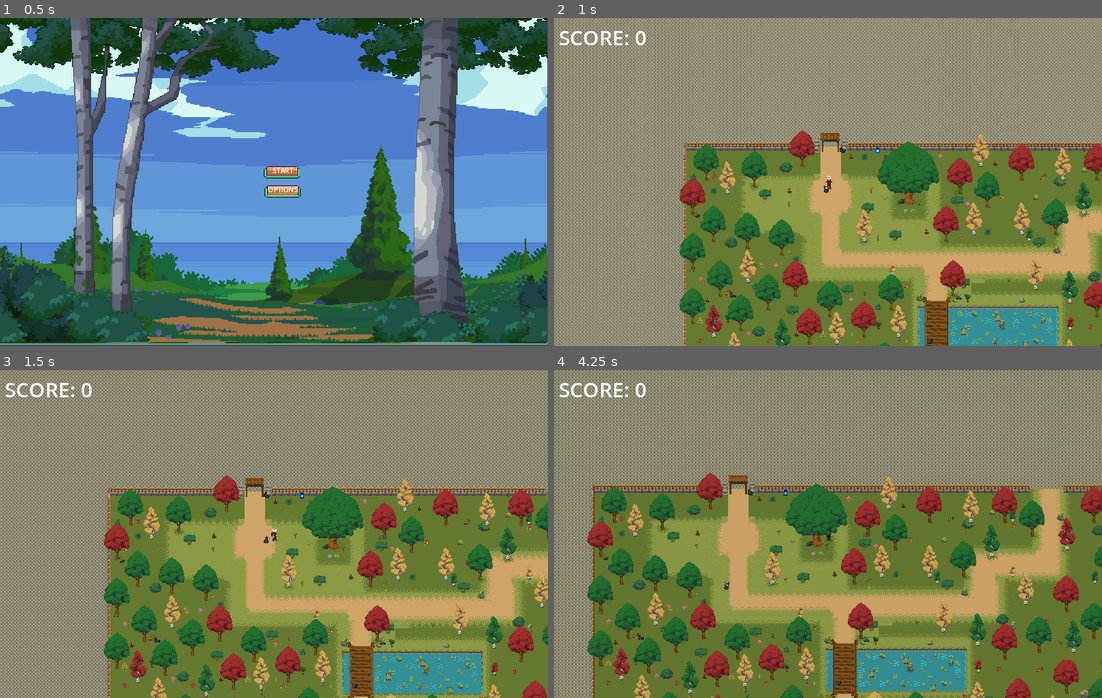
Above: before the commit, frames 1-4 (two rows, left to right).
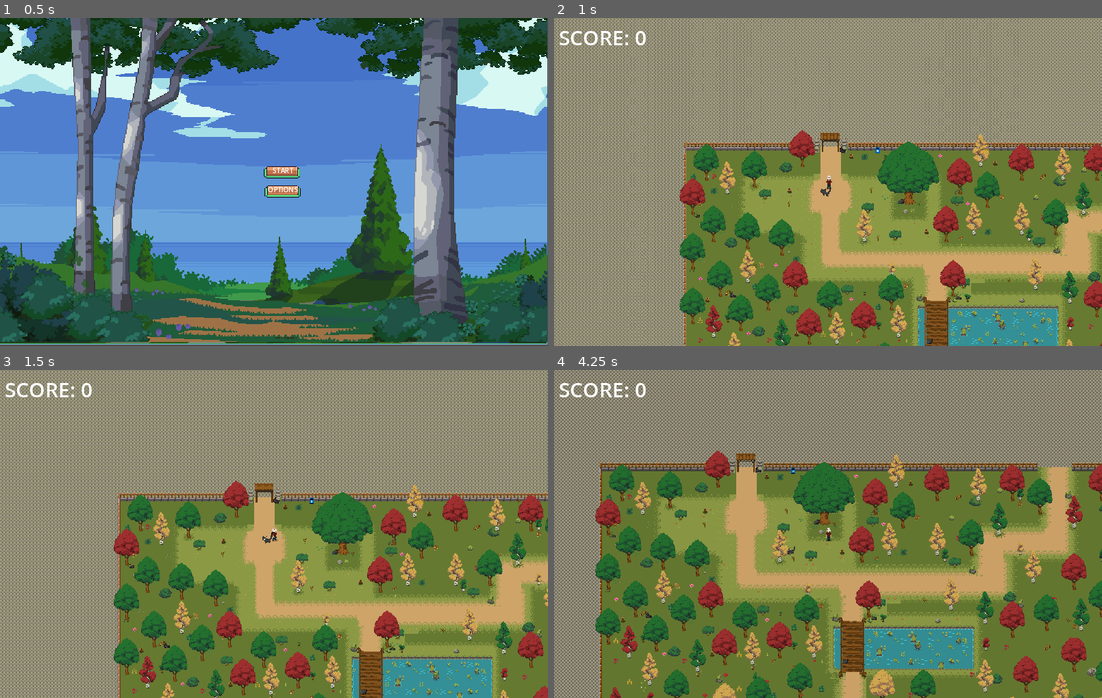
Above: after the commit, the same moments.

Repository: AnaClaraNobre/Forest-Game
Game: Godot game, scene res://init_page.tscn
Same seed, same stepped clock (60 frames per second), same inputs: the game is played once before the commit and once after it.
Inputs (mouse positions are in pixels of both pictures, inside the frame that each line leads up to):
- Up to frame 1 (0.5 s): no input
- Up to frame 2 (1 s): click "START" at 0.5 s
- Up to frame 3 (1.5 s): move the mouse to (394, 517) at 1.27 s; hold D (move_right) from 1.28 s (still down); hold F (pick_up) from 1.28 s (still down)
- Up to frame 4 (4.25 s): move the mouse to (718, 550) at 2.02 s; release D (move_right) at 2.03 s; release F (pick_up) at 2.03 s; hold S (move_down) 2.03-2.78 s; tap F (pick_up) at 2.1, 3.6 s; move the mouse to (882, 461) at 2.77 s; hold D (move_right) 2.78-3.53 s; hold F (pick_up) 2.78-3.53 s; move the mouse to (800, 599) at 3.52 s; hold W (move_up) from 3.53 s (still down)

Frame 1 is identical in both runs. In frame 2, less than 0.1% of the frame differs, in the area x 48-51%, y 51-55%; in frame 3, 58%; in frame 4, 68%, in the area x 0-100%, y 0-100%.

Commit message:
fixing cat moviment and adding gameOver screen

Diff:
--- a/animals/cat.gd
+++ b/animals/cat.gd
@@ -4,7 +4,7 @@
 var direction: Vector2
 var wait_time: float
 @export_category("Variables")
-@export var _move_speed: float = 80.0
+@export var _move_speed: float = 50.0
 @export_category("Objects")
 @export var sprit2d = AnimatedSprite2D
 @onready var animation := $anim as AnimatedSprite2D
@@ -25,6 +25,10 @@
 
 
 func _animate(_velocity : Vector2) -> void:
+	if velocity == Vector2.ZERO:
+		animation.play("idle")
+		return
+
 	if velocity.x > 0 and velocity.y == 0:
 		sprit2d.flip_h = true
 		animation.play("walking_right")
@@ -33,14 +37,26 @@
 		sprit2d.flip_h = false
 		animation.play("walking_left")
 
-	if velocity.y > 0 and velocity.x == 0:
+	elif velocity.y > 0 and velocity.x == 0:
 		animation.play("walking_down")
 
-	if velocity.y < 0 and velocity.x == 0:
+	elif velocity.y < 0 and velocity.x == 0:
 		animation.play("walking_up")
 
-	if velocity == Vector2.ZERO:
-		animation.play("idle")
+	elif _velocity.x > 0 and _velocity.y > 0:  # Diagonal inferior direita
+		sprit2d.flip_h = true
+		animation.play("diag_down_rigth")
+
+	elif _velocity.x < 0 and _velocity.y > 0:
+		sprit2d.flip_h = false
+		animation.play("diag_down_left")
+	elif _velocity.x > 0 and _velocity.y < 0:
+		sprit2d.flip_h = true
+		animation.play("diag_up_rigth")
+	elif _velocity.x < 0 and _velocity.y < 0:
+		sprit2d.flip_h = false
+		animation.play("diag_up_left")
+
 func _get_direction() -> Vector2:
 	return [
 		Vector2(-1,0), Vector2(1,0), Vector2(-1,-1), Vector2(0,-1),
--- a/animals/cat.tscn
+++ b/animals/cat.tscn
@@ -1,8 +1,72 @@
-[gd_scene load_steps=40 format=3 uid="uid://bfc4y8x3dhd42"]
+[gd_scene load_steps=56 format=3 uid="uid://bfc4y8x3dhd42"]
 
 [ext_resource type="Script" path="res://animals/cat.gd" id="1_y23gk"]
 [ext_resource type="Texture2D" uid="uid://mmkqqbt20uyl" path="res://Cats Download/Cats Download/black_4.png" id="2_jh1ll"]
 
+[sub_resource type="AtlasTexture" id="AtlasTexture_fecva"]
+atlas = ExtResource("2_jh1ll")
+region = Rect2(384, 96, 32, 32)
+
+[sub_resource type="AtlasTexture" id="AtlasTexture_qxj8q"]
+atlas = ExtResource("2_jh1ll")
+region = Rect2(416, 96, 32, 32)
+
+[sub_resource type="AtlasTexture" id="AtlasTexture_tjrfw"]
+atlas = ExtResource("2_jh1ll")
+region = Rect2(448, 96, 32, 32)
+
+[sub_resource type="AtlasTexture" id="AtlasTexture_6mvdk"]
+atlas = ExtResource("2_jh1ll")
+region = Rect2(480, 96, 32, 32)
+
+[sub_resource type="AtlasTexture" id="AtlasTexture_cvcnp"]
+atlas = ExtResource("2_jh1ll")
+region = Rect2(384, 480, 32, 32)
+
+[sub_resource type="AtlasTexture" id="AtlasTexture_ydqca"]
+atlas = ExtResource("2_jh1ll")
+region = Rect2(416, 480, 32, 32)
+
+[sub_resource type="AtlasTexture" id="AtlasTexture_85a0o"]
+atlas = ExtResource("2_jh1ll")
+region = Rect2(448, 480, 32, 32)
+
+[sub_resource type="AtlasTexture" id="AtlasTexture_wgayq"]
+atlas = ExtResource("2_jh1ll")
+region = Rect2(480, 480, 32, 32)
+
+[sub_resource type="AtlasTexture" id="AtlasTexture_44k1y"]
+atlas = ExtResource("2_jh1ll")
+region = Rect2(384, 224, 32, 32)
+
+[sub_resource type="AtlasTexture" id="AtlasTexture_kx8i7"]
+atlas = ExtResource("2_jh1ll")
+region = Rect2(416, 224, 32, 32)
+
+[sub_resource type="AtlasTexture" id="AtlasTexture_tbf8k"]
+atlas = ExtResource("2_jh1ll")
+region = Rect2(448, 224, 32, 32)
+
+[sub_resource type="AtlasTexture" id="AtlasTexture_tlamu"]
+atlas = ExtResource("2_jh1ll")
+region = Rect2(480, 224, 32, 32)
+
+[sub_resource type="AtlasTexture" id="AtlasTexture_xi7ww"]
+atlas = ExtResource("2_jh1ll")
+region = Rect2(384, 352, 32, 32)
+
+[sub_resource type="AtlasTexture" id="AtlasTexture_jos4q"]
+atlas = ExtResource("2_jh1ll")
+region = Rect2(416, 352, 32, 32)
+
+[sub_resource type="AtlasTexture" id="AtlasTexture_5yvoi"]
+atlas = ExtResource("2_jh1ll")
+region = Rect2(448, 352, 32, 32)
+
+[sub_resource type="AtlasTexture" id="AtlasTexture_a35yo"]
+atlas = ExtResource("2_jh1ll")
+region = Rect2(480, 352, 32, 32)
+
 [sub_resource type="AtlasTexture" id="AtlasTexture_akavm"]
 atlas = ExtResource("2_jh1ll")
 region = Rect2(132, 32, 33, 32)
@@ -147,6 +211,74 @@
 animations = [{
 "frames": [{
 "duration": 1.0,
+"texture": SubResource("AtlasTexture_fecva")
+}, {
+"duration": 1.0,
+"texture": SubResource("AtlasTexture_qxj8q")
+}, {
+"duration": 1.0,
+"texture": SubResource("AtlasTexture_tjrfw")
+}, {
+"duration": 1.0,
+"texture": SubResource("AtlasTexture_6mvdk")
+}],
+"loop": true,
+"name": &"diag_down_left",
+"speed": 5.0
+}, {
+"frames": [{
+"duration": 1.0,
+"texture": SubResource("AtlasTexture_cvcnp")
+}, {
+"duration": 1.0,
+"texture": SubResource("AtlasTexture_ydqca")
+}, {
+"duration": 1.0,
+"texture": SubResource("AtlasTexture_85a0o")
+}, {
+"duration": 1.0,
+"texture": SubResource("AtlasTexture_wgayq")
+}],
+"loop": true,
+"name": &"diag_down_rigth",
+"speed": 5.0
+}, {
+"frames": [{
+"duration": 1.0,
+"texture": SubResource("AtlasTexture_44k1y")
+}, {
+"duration": 1.0,
+"texture": SubResource("AtlasTexture_kx8i7")
+}, {
+"duration": 1.0,
+"texture": SubResource("AtlasTexture_tbf8k")
+}, {
+"duration": 1.0,
+"texture": SubResource("AtlasTexture_tlamu")
+}],
+"loop": true,
+"name": &"diag_up_left",
+"speed": 5.0
+}, {
+"frames": [{
+"duration": 1.0,
+"texture": SubResource("AtlasTexture_xi7ww")
+}, {
+"duration": 1.0,
+"texture": SubResource("AtlasTexture_jos4q")
+}, {
+"duration": 1.0,
+"texture": SubResource("AtlasTexture_5yvoi")
+}, {
+"duration": 1.0,
+"texture": SubResource("AtlasTexture_a35yo")
+}],
+"loop": true,
+"name": &"diag_up_rigth",
+"speed": 5.0
+}, {
+"frames": [{
+"duration": 1.0,
 "texture": SubResource("AtlasTexture_akavm")
 }, {
 "duration": 1.0,
@@ -163,7 +295,7 @@
 }],
 "loop": true,
 "name": &"idle",
-"speed": 5.0
+"speed": 2.0
 }, {
 "frames": [{
 "duration": 1.0,
@@ -300,7 +432,7 @@
 [node name="anim" type="AnimatedSprite2D" parent="."]
 position = Vector2(0, -9)
 sprite_frames = SubResource("SpriteFrames_ad44d")
-animation = &"walking_right"
+animation = &"diag_up_left"
 autoplay = "idle"
 
 [node name="CollisionShape2D" type="CollisionShape2D" parent="."]
--- /dev/null
+++ b/game_over.gd
@@ -0,0 +1,18 @@
+extends Control
+
+
+# Called when the node enters the scene tree for the first time.
+func _ready() -> void:
+	pass # Replace with function body.
+
+
+# Called every frame. 'delta' is the elapsed time since the previous frame.
+func _process(delta: float) -> void:
+	pass
+
+
+func _on_reset_btn_pressed() -> void:
+	get_tree().change_scene_to_file("res://init_page.tscn")
+
+func _on_quit_btn_pressed() -> void:
+	get_tree().quit()
--- a/management/game_level.tscn
+++ b/management/game_level.tscn
@@ -948,8 +948,8 @@
 [node name="Mia" parent="first_level" instance=ExtResource("2_oogwc")]
 position = Vector2(66, -125)
 
-[node name="cat" parent="." instance=ExtResource("8_mgo3d")]
-position = Vector2(319, 132)
+[node name="cat" parent="first_level" instance=ExtResource("8_mgo3d")]
+position = Vector2(46, -76)
 
 [node name="trees" type="TileMapLayer" parent="."]
 tile_map_data = PackedByteArray("AAAcAAIABgAMABAAAAAcAAMABgAMABEAAAAcAAQABgAMABIAAAAcAAUABgAMABMAAAAdAAEABgANAA8AAAAdAA …(28464 unchanged characters)…
--- /dev/null
+++ b/scenes/game_over.tscn
@@ -0,0 +1,127 @@
+[gd_scene load_steps=7 format=3 uid="uid://0yhuaohs51co"]
+
+[ext_resource type="Texture2D" uid="uid://xdvqhl6ht4v" path="res://game_over.png" id="1_brc41"]
+[ext_resource type="Script" path="res://game_over.gd" id="1_v6qpe"]
+
+[sub_resource type="StyleBoxEmpty" id="StyleBoxEmpty_n7wu2"]
+
+[sub_resource type="Animation" id="Animation_2h74w"]
+resource_name = "fade_in"
+tracks/0/type = "value"
+tracks/0/imported = false
+tracks/0/enabled = true
+tracks/0/path = NodePath("ColorRect:modulate")
+tracks/0/interp = 1
+tracks/0/loop_wrap = true
+tracks/0/keys = {
+"times": PackedFloat32Array(0, 0.5),
+"transitions": PackedFloat32Array(1, 1),
+"update": 0,
+"values": [Color(1, 1, 1, 0), Color(1, 1, 1, 1)]
+}
+tracks/1/type = "value"
+tracks/1/imported = false
+tracks/1/enabled = true
+tracks/1/path = NodePath("VBoxContainer:modulate")
+tracks/1/interp = 1
+tracks/1/loop_wrap = true
+tracks/1/keys = {
+"times": PackedFloat32Array(0.5, 1),
+"transitions": PackedFloat32Array(1, 1),
+"update": 0,
+"values": [Color(1, 1, 1, 0), Color(1, 1, 1, 1)]
+}
+
+[sub_resource type="Animation" id="Animation_2i0yt"]
+length = 0.001
+tracks/0/type = "value"
+tracks/0/imported = false
+tracks/0/enabled = true
+tracks/0/path = NodePath("ColorRect:modulate")
+tracks/0/interp = 1
+tracks/0/loop_wrap = true
+tracks/0/keys = {
+"times": PackedFloat32Array(0),
+"transitions": PackedFloat32Array(1),
+"update": 0,
+"values": [Color(1, 1, 1, 1)]
+}
+tracks/1/type = "value"
+tracks/1/imported = false
+tracks/1/enabled = true
+tracks/1/path = NodePath("VBoxContainer:modulate")
+tracks/1/interp = 1
+tracks/1/loop_wrap = true
+tracks/1/keys = {
+"times": PackedFloat32Array(0),
+"transitions": PackedFloat32Array(1),
+"update": 0,
+"values": [Color(1, 1, 1, 1)]
+}
+
+[sub_resource type="AnimationLibrary" id="AnimationLibrary_2yk1t"]
+_data = {
+"RESET": SubResource("Animation_2i0yt"),
+"fade_in": SubResource("Animation_2h74w")
+}
+
+[node name="Game_Over" type="Control"]
+layout_mode = 3
+anchors_preset = 15
+anchor_right = 1.0
+anchor_bottom = 1.0
+grow_horizontal = 2
+grow_vertical = 2
+script = ExtResource("1_v6qpe")
+
+[node name="ColorRect" type="ColorRect" parent="."]
+layout_mode = 1
+anchors_preset = 15
+anchor_right = 1.0
+anchor_bottom = 1.0
+grow_horizontal = 2
+grow_vertical = 2
+color = Color(0.0212624, 0.0187501, 0.0405681, 1)
+
+[node name="VBoxContainer" type="VBoxContainer" parent="."]
+layout_mode = 1
+anchors_preset = 8
+anchor_left = 0.5
+anchor_top = 0.5
+anchor_right = 0.5
+anchor_bottom = 0.5
+offset_left = -84.0
+offset_top = -55.0
+offset_right = 84.0
+offset_bottom = 55.0
+grow_horizontal = 2
+grow_vertical = 2
+
+[node name="TextureRect" type="TextureRect" parent="VBoxContainer"]
+layout_mode = 2
+texture = ExtResource("1_brc41")
+
+[node name="HSeparator" type="HSeparator" parent="VBoxContainer"]
+layout_mode = 2
+theme_override_styles/separator = SubResource("StyleBoxEmpty_n7wu2")
+
+[node name="reset_btn" type="Button" parent="VBoxContainer"]
+layout_mode = 2
+text = "Restart"
+
+[node name="HSeparator2" type="HSeparator" parent="VBoxContainer"]
+layout_mode = 2
+theme_override_styles/separator = SubResource("StyleBoxEmpty_n7wu2")
+
+[node name="quit_btn" type="Button" parent="VBoxContainer"]
+layout_mode = 2
+text = "Quit Game"
+
+[node name="AnimationPlayer" type="AnimationPlayer" parent="."]
+libraries = {
+"": SubResource("AnimationLibrary_2yk1t")
+}
+autoplay = "fade_in"
+
+[connection signal="pressed" from="VBoxContainer/reset_btn" to="." method="_on_reset_btn_pressed"]
+[connection signal="pressed" from="VBoxContainer/quit_btn" to="." method="_on_quit_btn_pressed"]
Binary file added: game_over.png
Not shown, added: game_over.png.import
Binary file added: game_over_PNG58.png
Not shown, added: game_over_PNG58.png.import
Binary file added: pngtree-game-over-glitch-design-png-image_5976665.png
Not shown, added: pngtree-game-over-glitch-design-png-image_5976665.png.import
